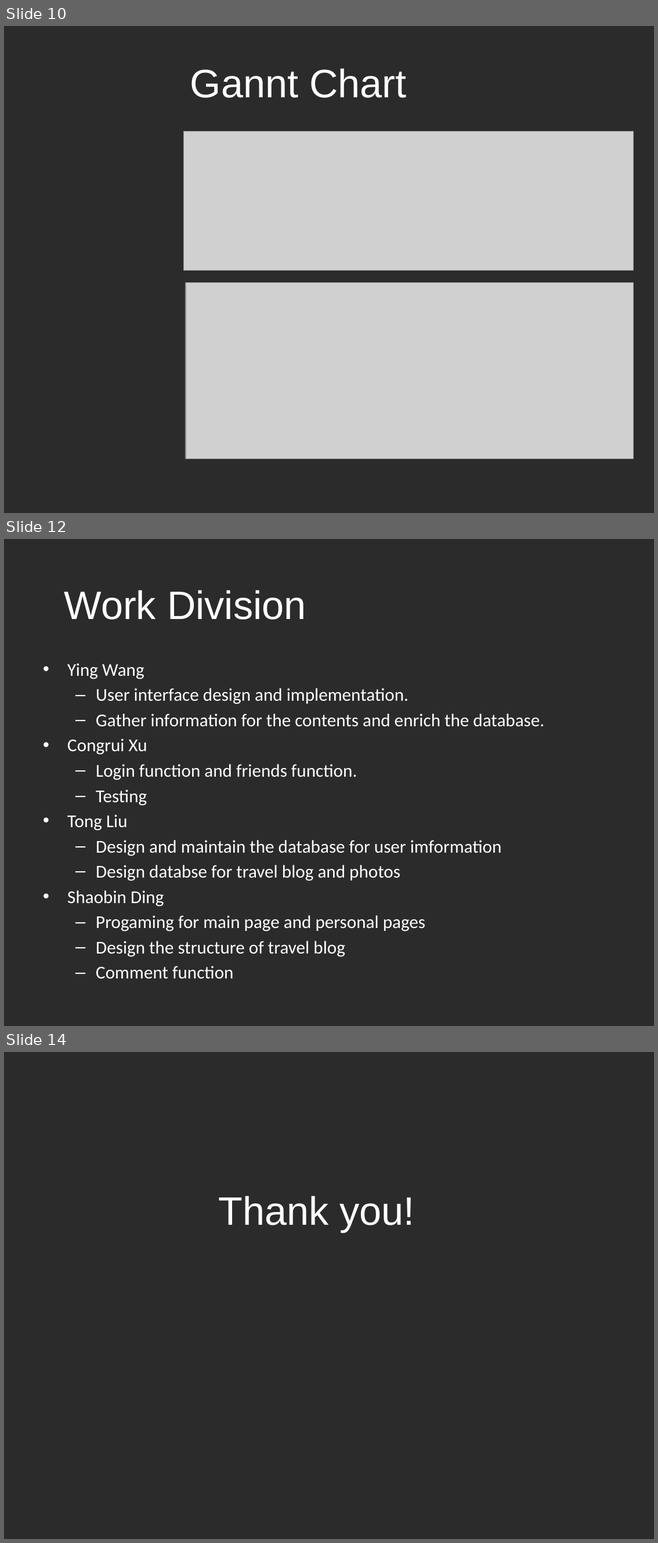
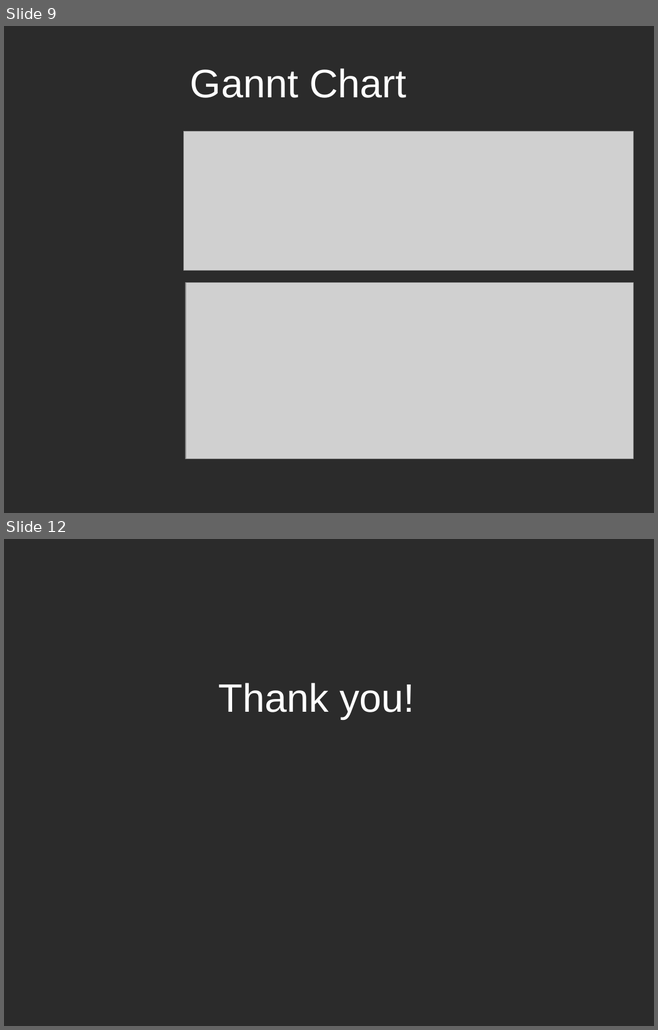
Before and after one commit to fighteriris/512_Final, a slide deck: 512副本.pptx. Shown one above the other, each under a label of ours: slides 10, 12 and 14 before the commit, slides 9 and 12 after it; the slides between them are not shown. The pictures are 658x1543 and 658x1030 pixels, drawn with LibreOffice and Linux fonts; fonts in the diff are those of the drawing; grey boxes stand for pictures; background and template pictures are left out; a plain dark background stands for a picture behind light text. Boxes give left, top, right and bottom in pixels: in the first picture for what was removed or moved away, otherwise in the second. Text is boxed around its words. In the diff, an @@ line names an element or a change of style, - is before the commit and + after.

```diff
--- a/512副本.pptx
+++ b/512副本.pptx
@@ slide 12 removed at [4,539,654,1026], background picture (left out) @@
@@ title removed at [64,590,306,620] @@
-Work Division
@@ text removed at [67,663,544,979] @@
-• Ying Wang
-  – User interface design and implementation.
-  – Gather information for the contents and enrich the database.
-• Congrui Xu
-  – Login function and friends function.
-  – Testing
-• Tong Liu
-  – Design and maintain the database for user imformation
-  – Design databse for travel blog and photos
-• Shaobin Ding
-  – Progaming for main page and personal pages
-  – Design the structure of travel blog
-  – Comment function
@@ what was slide 10 is now slide 9 @@
@@ what was slide 14 is now slide 12 @@
```
Also in this commit, not shown: 4 slides changed, 1 other slide removed.
